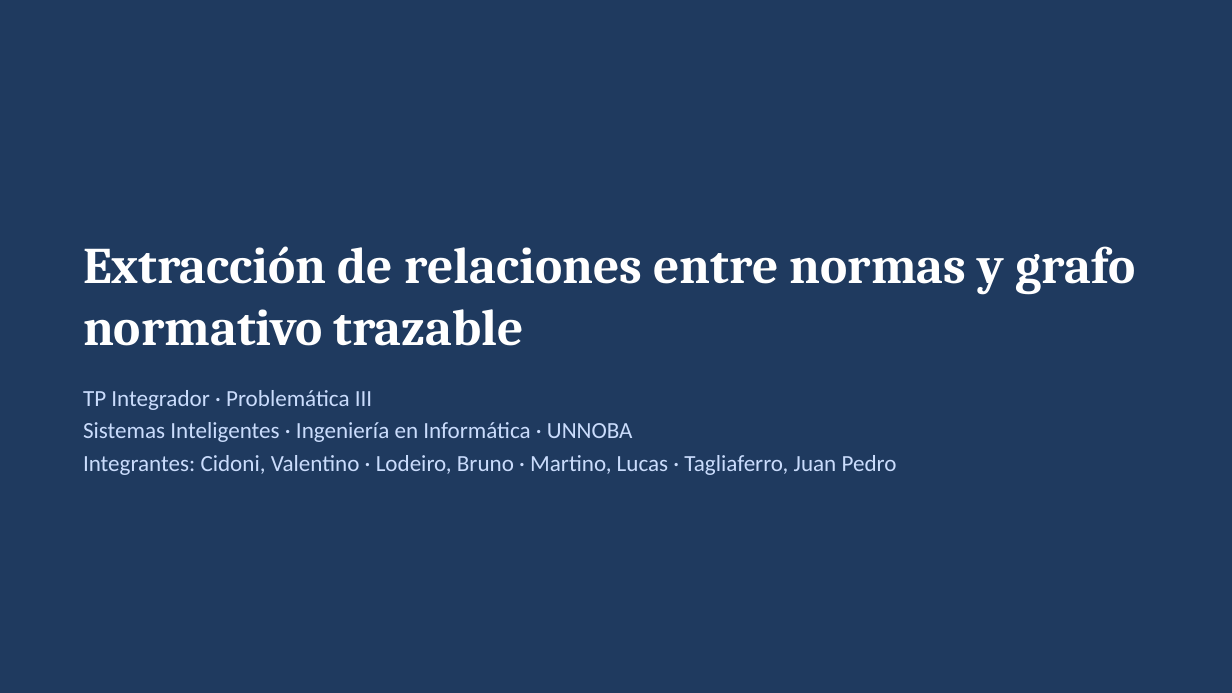
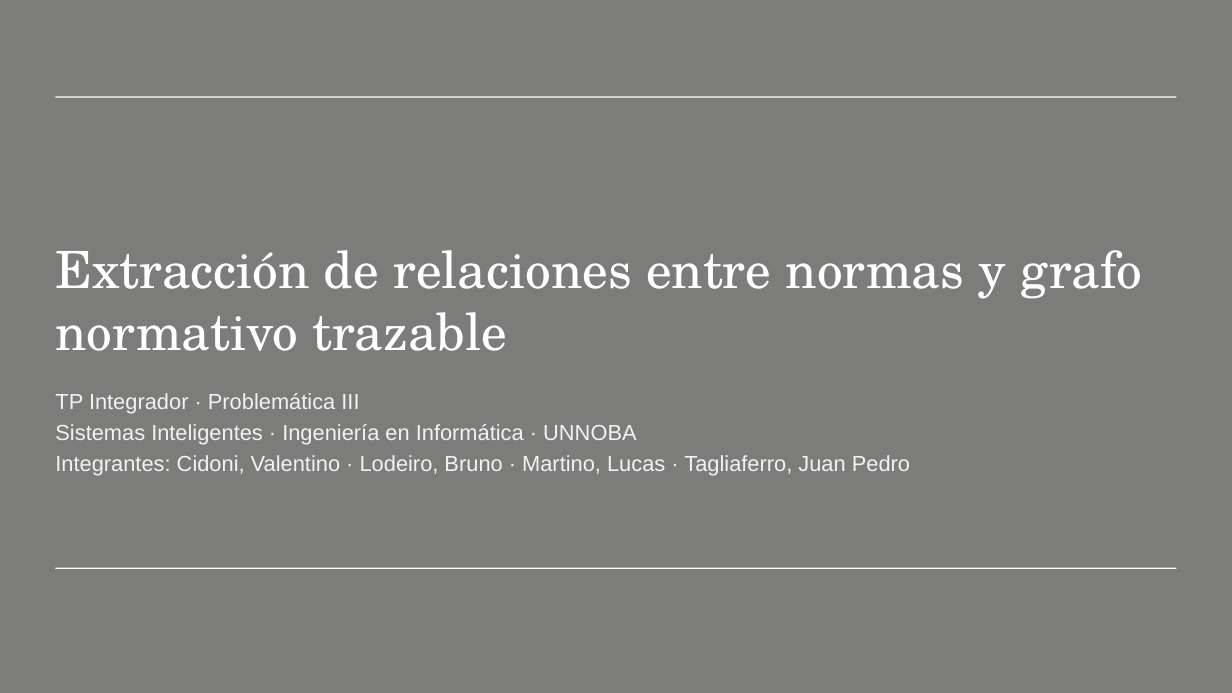
Before and after one commit to JuampiJPT/grafo-legal, a slide deck: slide 1 of docs/presentacion/presentacion_coloquio.pptx. Drawn at 1232x693 pixels with LibreOffice and Linux fonts; fonts in the diff are those of the drawing; background and template pictures are left out. Boxes give left, top, right and bottom in pixels: in the first picture for what was removed or moved away, otherwise in the second. Text is boxed around its words. In the diff, an @@ line names an element or a change of style, - is before the commit and + after.

Commit message:
Presentación con la identidad UNNOBA del manual (B74)

```diff
--- a/docs/presentacion/presentacion_coloquio.pptx
+++ b/docs/presentacion/presentacion_coloquio.pptx
@@ background #1F3A5F to #7C7C7B @@
@@ line added from (55, 97) to (1177, 97), #FFFFFF 1 pt @@
@@ title "Extracción de relaciones entre normas ...": place and size @@
-title "Extracción de relaciones entre normas ..." at [83,246,1136,346]
+title "Extracción de relaciones entre normas ..." at [55,250,1142,351]
@@ title "Extracción de relaciones entre normas ..." at [55,250,1142,351]: font Cambria to TeX Gyre Schola, bold off @@
@@ text "TP Integrador · Problemática III": place and size @@
-text "TP Integrador · Problemática III" at [83,390,897,475]
+text "TP Integrador · Problemática III" at [55,393,910,475]
@@ text "TP Integrador · Problemática III" at [55,393,910,475]: size 18 to 17 pt, font Calibri to Arial, text colour #CADCFC to #F2F2F2 @@
@@ line added from (55, 568) to (1177, 568), #FFFFFF 1 pt @@
```
Also in this commit, not shown: 20 other slides changed, 6 other files.
